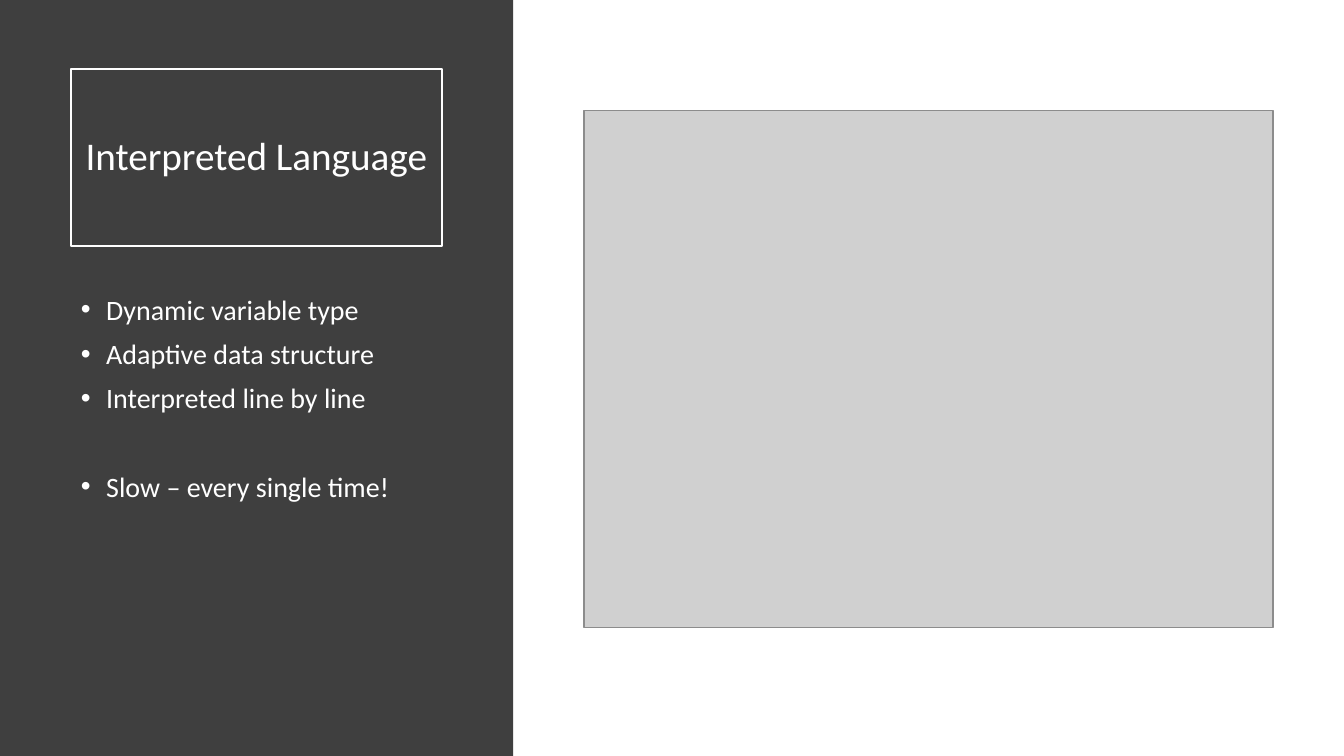
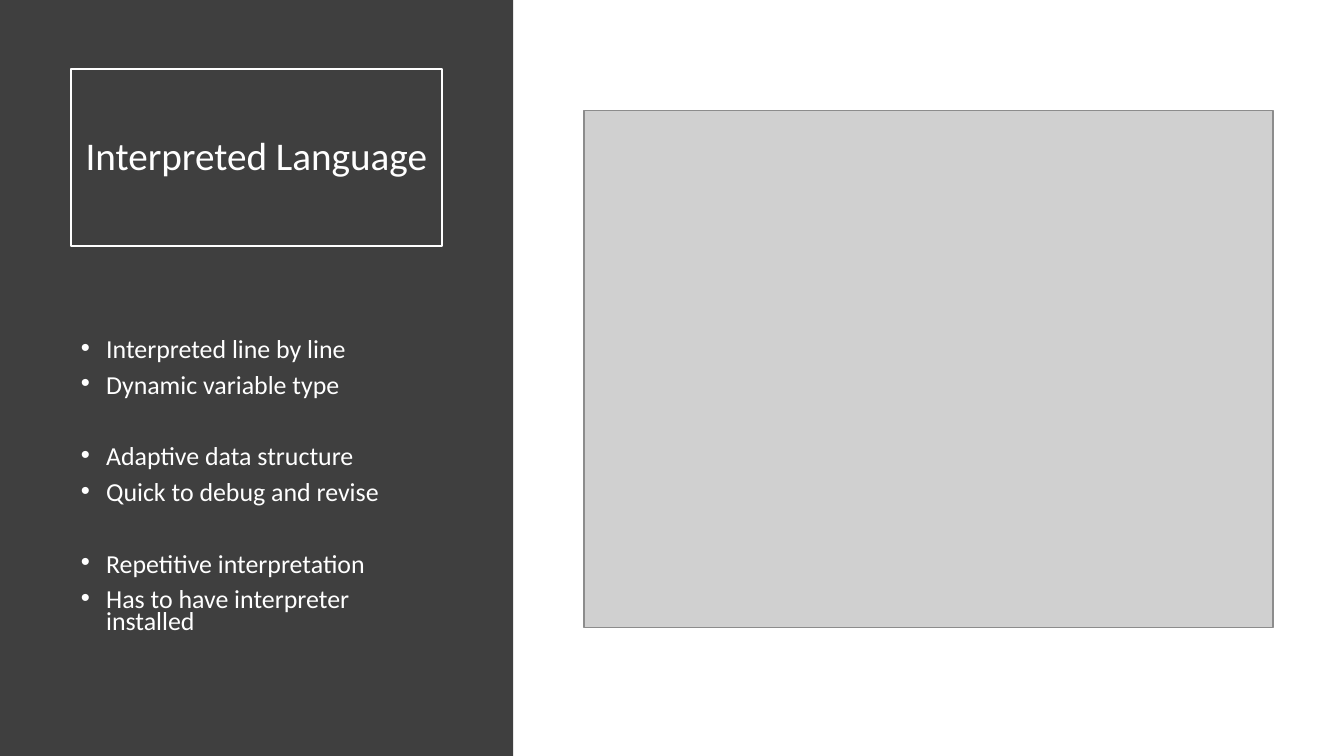
Before and after one commit to senresearch/julia-intro-docs, a slide deck: slide 3 of notebooks/xiaoqi-why-julia-fast.pptx. Drawn at 1344x756 pixels with LibreOffice and Linux fonts; fonts in the diff are those of the drawing; grey boxes stand for pictures. Boxes give left, top, right and bottom in pixels: in the first picture for what was removed or moved away, otherwise in the second. Text is boxed around its words. In the diff, an @@ line names an element or a change of style, - is before the commit and + after.

```diff
--- a/notebooks/xiaoqi-why-julia-fast.pptx
+++ b/notebooks/xiaoqi-why-julia-fast.pptx
@@ text at box(106, 340, 345, 362): paragraph added @@
+• Interpreted line by line
@@ text at box(106, 376, 353, 469): size 20 to 18.5 pt in "Dynamic variable type", "Adaptive data structure"; line spacing 0.9 to 0.7 @@
@@ text at box(106, 483, 379, 630): text changed; size 20 to 18.5 pt @@
-• Interpreted line by line
-• Slow – every single time!
+• Quick to debug and revise
+• Repetitive interpretation
+• Has to have interpreter installed
```
Also in this commit, not shown: 3 other slides changed, 3 slides added, 1 slide removed.
